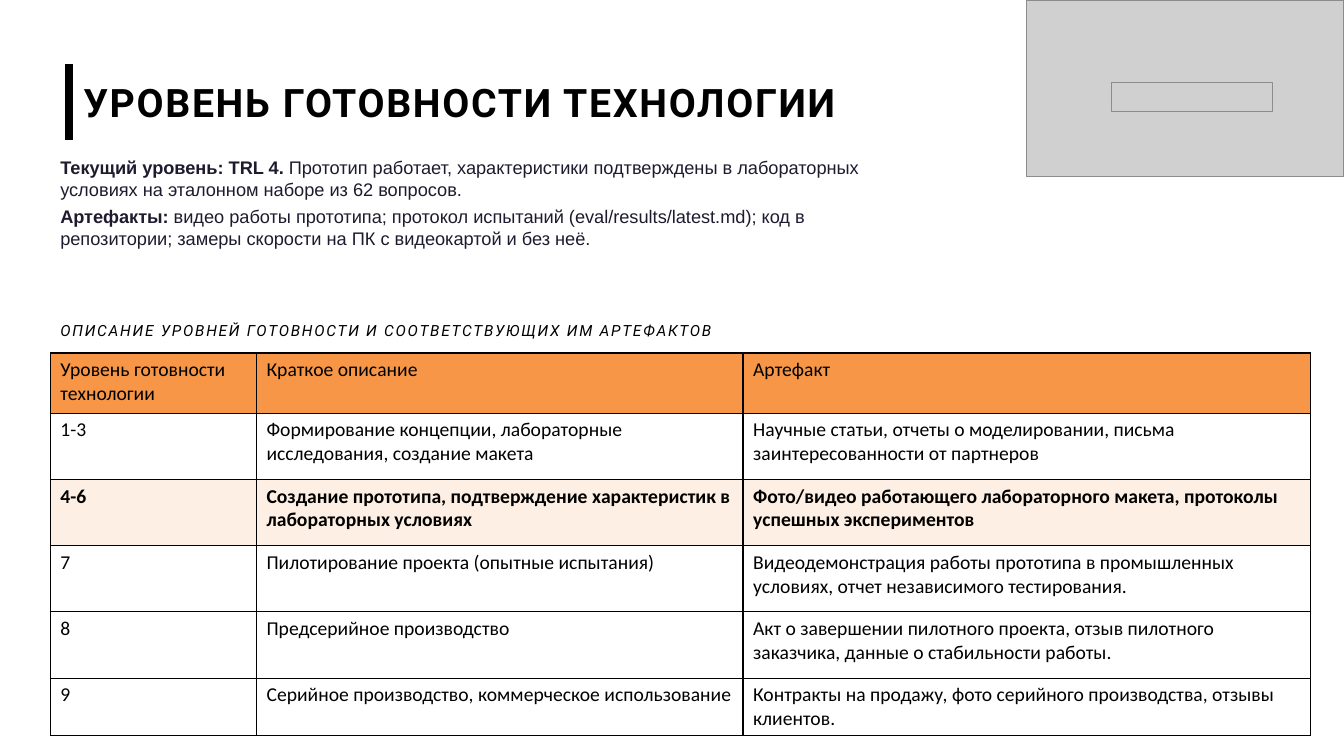
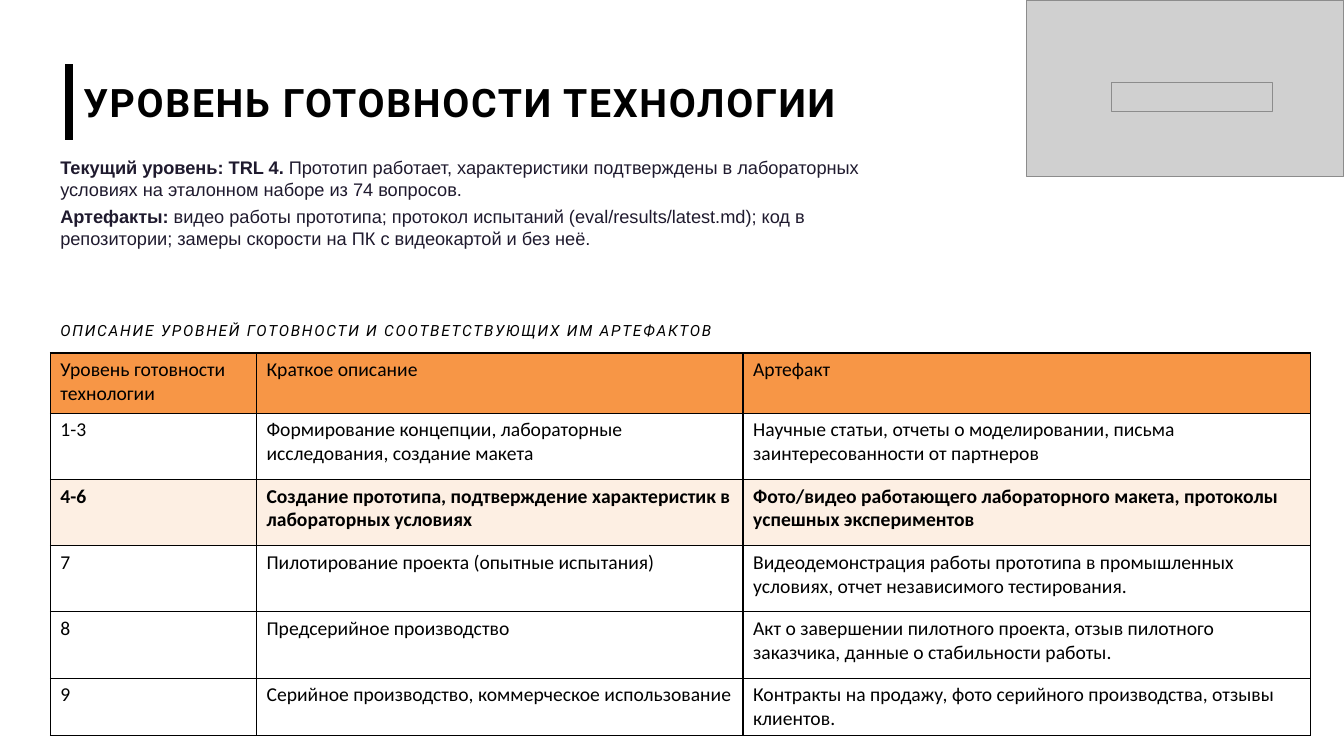
Before and after one commit to imaO0O/acselerator, a slide deck: slide 9 of docs/slides/prezentatsiya_chernovik.pptx. Drawn at 1344x756 pixels with LibreOffice and Linux fonts; fonts in the diff are those of the drawing; grey boxes stand for pictures; background and template pictures are left out. Boxes give left, top, right and bottom in pixels: in the first picture for what was removed or moved away, otherwise in the second. Text is boxed around its words. In the diff, an @@ line names an element or a change of style, - is before the commit and + after.

Commit message:
Второй этап доработок: профессиональный уровень модели и интерфейса
Модель: поиск похожих записей и нечёткое сравнение ФИО в учётной базе,
русские подписи полей, «до конца месяца/года», проверка чисел ответа
по записям; отсечение требований для другого случая (категории);
вопросы о составе базы знаний и пересказ документа по карточке;
поиск уточнений с темой разговора; склейка ссылок; защита от
указаний внутри документов. Четыре параллельных слота моделей,
замер нагрузки.

Интерфейс: своя тема и знак, несколько диалогов с поиском, метки
статуса, окно источника с вырезкой страницы вокруг выделения,
таблицы ответов по базе, скачивание ответа, отдельная страница
администрирования (журнал с фильтрами и выгрузкой, оценки,
документы, качество, система), русские надписи загрузки,
исправлен повторный вопрос после перезапуска сервера.

Архитектура: REST API с ключами доступа и ролями, 28 автотестов
и их запуск на GitHub. Эталон — 74 вопроса, два прогона подряд
74 из 74. План — docs/dorabotki.md, этап 2.

```diff
--- a/docs/slides/prezentatsiya_chernovik.pptx
+++ b/docs/slides/prezentatsiya_chernovik.pptx
@@ text at box(60, 160, 858, 200): text changed @@
-Текущий уровень: TRL 4. Прототип работает, характеристики подтверждены в лабораторных условиях на эталонном наборе из 62 вопросов.
+Текущий уровень: TRL 4. Прототип работает, характеристики подтверждены в лабораторных условиях на эталонном наборе из 74 вопросов.
```
Also in this commit, not shown: 4 other slides changed, 41 other files.
